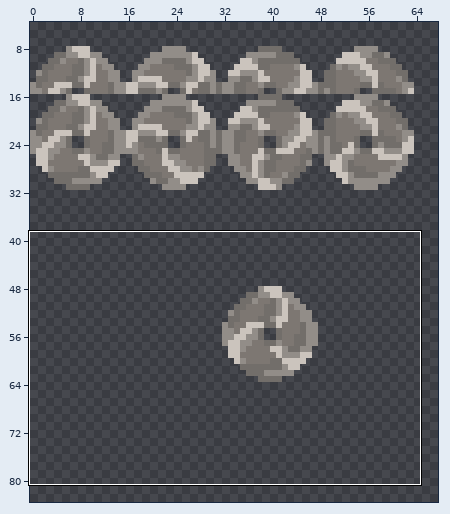
Two versions of one sprite sheet, assets/object_tilemap.png. Above: a wide view before the commit, with the close-up outlined.
Close-up. Before the edit:
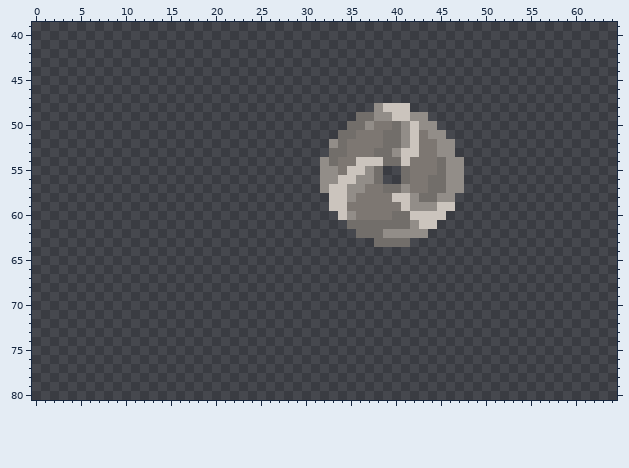
The file is 256x256 pixels. Shown: x 0..64, y 39..80. The wide view leaves out empty margins. The commit also changed other parts of the picture, which this record leaves out.
After:
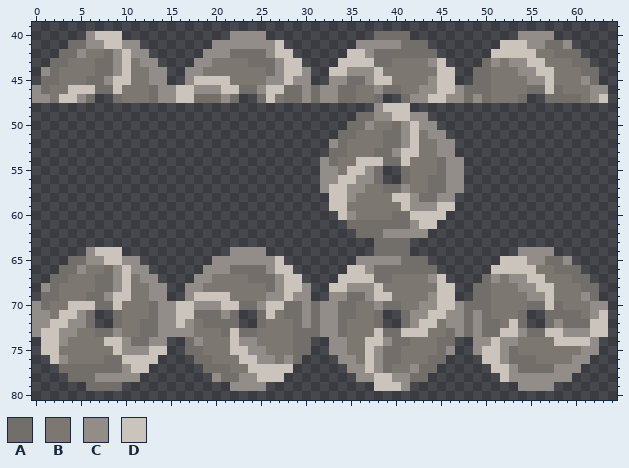
Palette (. is transparent): A #726e6a  B #7d7772  C #928d88  D #cbc4bd
From old to new:
y 40: x 6..9 .... -> CDDD; x 22..25 .... -> CCCC; x 38..41 .... -> AAAA; x 54..57 .... -> CCCC
y 41: x 4..11 ........ -> AACCDDCC; x 20..27 ........ -> CCCCCCCD; x 36..43 ........ -> CCCCCAAA; x 52..59 ........ -> DDDCCAAC
y 42: x 3..12 .......... -> AACBBACDCC; x 19..28 .......... -> CCCAAAACDD; x 35..44 .......... -> DDCAAAAAAA; x 51..60 .......... -> DDDDDBBAAA
y 43: x 2..13 ............ -> AABBBAACDBCC; x 18..29 ............ -> CCBBBBAAACDD; x 34..45 ............ -> DDDDAABBBBCD; x 50..61 ............ -> ACBCCDDBBBAA
y 44: x 1..14 .............. -> CABBBBAACDBBCC; x 17..30 .............. -> CCBBBBBBBACDDC; x 33..46 .............. -> DDCCCDBBBBBBDD; x 49..62 .............. -> AABBBCCDDBBBAA
y 45: x 1..14 .............. -> AABBBAACDDBBCC; x 17..30 .............. -> CDDDDBBBBCCDCC; x 33..46 .............. -> CCAACDDBBBBCDD; x 49..62 .............. -> AABBBBCCDBBBCA
y 46: x 0..63 ................................................................ -> CABBDDDAADBBBACCDDCCCDDAACDDAACACCAABBCAABBCCDDCAAABBBBAADABBBCC
y 47: x 0..6 ....... -> CCBDDCA; x 9..22 .............. -> ABBBACCDDAAACA; x 25..38 .............. -> ADBAACACCAABBA; x 41..54 .............. -> ACCDDCCACABBBA; x 57..63 ....... -> AAAABCD
y 64: x 6..9 .... -> CDDD; x 22..25 .... -> CCCC; x 38..41 .... -> AAAA; x 54..57 .... -> CCCC
y 65: x 4..11 ........ -> AACCDDCC; x 20..27 ........ -> CCCCCCCD; x 36..43 ........ -> CCCCCAAA; x 52..59 ........ -> DDDCCAAC
y 66: x 3..12 .......... -> AACBBACDCC; x 19..28 .......... -> CCCAAAACDD; x 35..44 .......... -> DDCAAAAAAA; x 51..60 .......... -> DDDDDBBAAA
y 67: x 2..13 ............ -> AABBBAACDBCC; x 18..29 ............ -> CCBBBBAAACDD; x 34..45 ............ -> DDDDAABBBBCD; x 50..61 ............ -> ACBCCDDBBBAA
y 68: x 1..14 .............. -> CABBBBAACDBBCC; x 17..30 .............. -> CCBBBBBBBACDDC; x 33..46 .............. -> DDCCCDBBBBBBDD; x 49..62 .............. -> AABBBCCDDBBBAA
y 69: x 1..14 .............. -> AABBBAACDDBBCC; x 17..30 .............. -> CDDDDBBBBCCDCC; x 33..46 .............. -> CCAACDDBBBBCDD; x 49..62 .............. -> AABBBBCCDBBBCA
y 70: x 0..63 ................................................................ -> CABBDDDAADBBBACCDDCCCDDAACDDAACACCAABBCAABBCCDDCAAABBBBAADABBBCC
y 71: x 0..6 ....... -> CCBDDCA; x 9..22 .............. -> ABBBACCDDAAACA; x 25..38 .............. -> ADBAACACCAABBA; x 41..54 .............. -> ACCDDCCACABBBA; x 57..63 ....... -> AAAABCD
y 72: x 0..6 ....... -> CCDDCCA; x 9..22 .............. -> ABBAACCDCBAAAA; x 25..38 .............. -> ABBBACACCABBBA; x 41..54 .............. -> ACDDBCCACAABDA; x 57..63 ....... -> ACAAADD
y 73: x 0..63 ................................................................ -> CDDCCBBAACBBAACCCCBBBADAABBBBAAACCABBBDAADDDBBACACAADDCAADDCCCDD
y 74: x 1..14 .............. -> DDCBBBBDDCAACC; x 17..30 .............. -> ACBBBDCCBBBBAA; x 33..46 .............. -> CCBBDDCAABBBAA; x 49..62 .............. -> CCDCCBBBBDDDDC
y 75: x 1..14 .............. -> DDBBBBBBDCCCDD; x 17..30 .............. -> AABBBDDCCBBBAA; x 33..46 .............. -> CCBBDCAABBBBAC; x 49..62 .............. -> CDDCABBBBBBBCC
y 76: x 2..13 ............ -> DCBBBBAADDDD; x 18..29 ............ -> AABBBDDCCBCA; x 34..45 ............ -> CCBDCAABBBAA; x 50..61 ............ -> DDCAAABBBBCC
y 77: x 3..12 .......... -> AAAAAAACDD; x 19..28 .......... -> AAABBDDDDD; x 35..44 .......... -> CCDCABBCAA; x 51..60 .......... -> DDCAAAACCC
y 78: x 4..11 ........ -> AAACCCCC; x 20..27 ........ -> CAACCDDD; x 36..43 ........ -> CCDDCCAA; x 52..59 ........ -> DCCCCCCC
y 79: x 6..9 .... -> AAAA; x 22..25 .... -> CCCC; x 38..41 .... -> DDDC; x 54..57 .... -> CCCC
Pixel boxes of the changes (left, top, right, bottom) in both close-ups:
added: (32, 31, 608, 103)
added: (32, 247, 608, 391)
